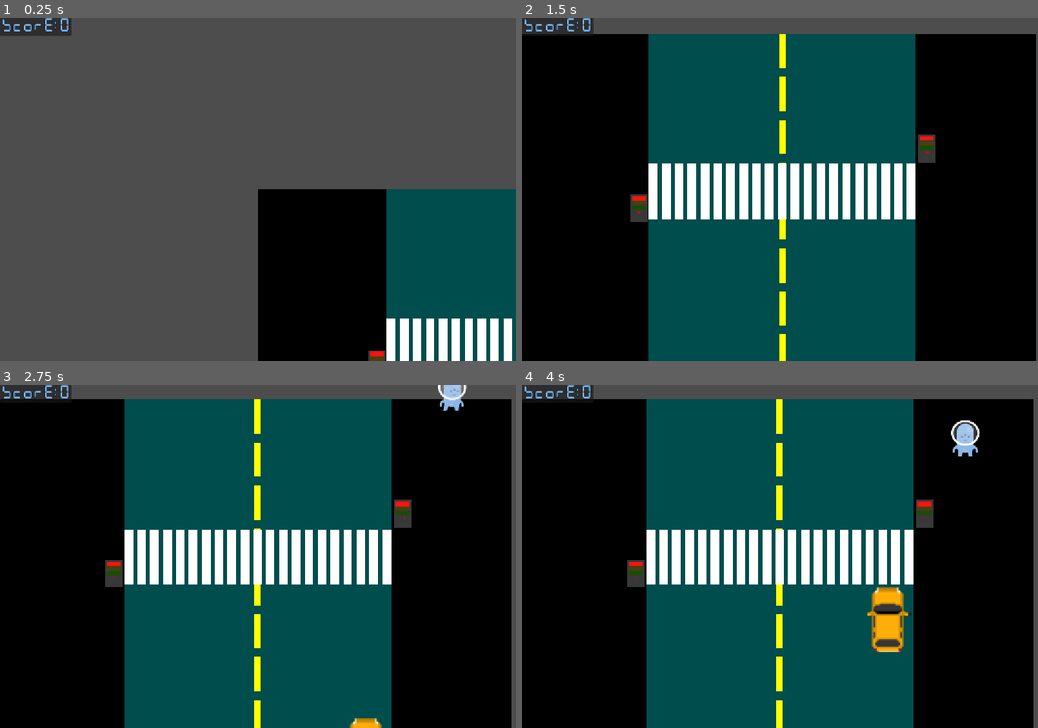
Above: before the commit, frames 1-4 (two rows, left to right).
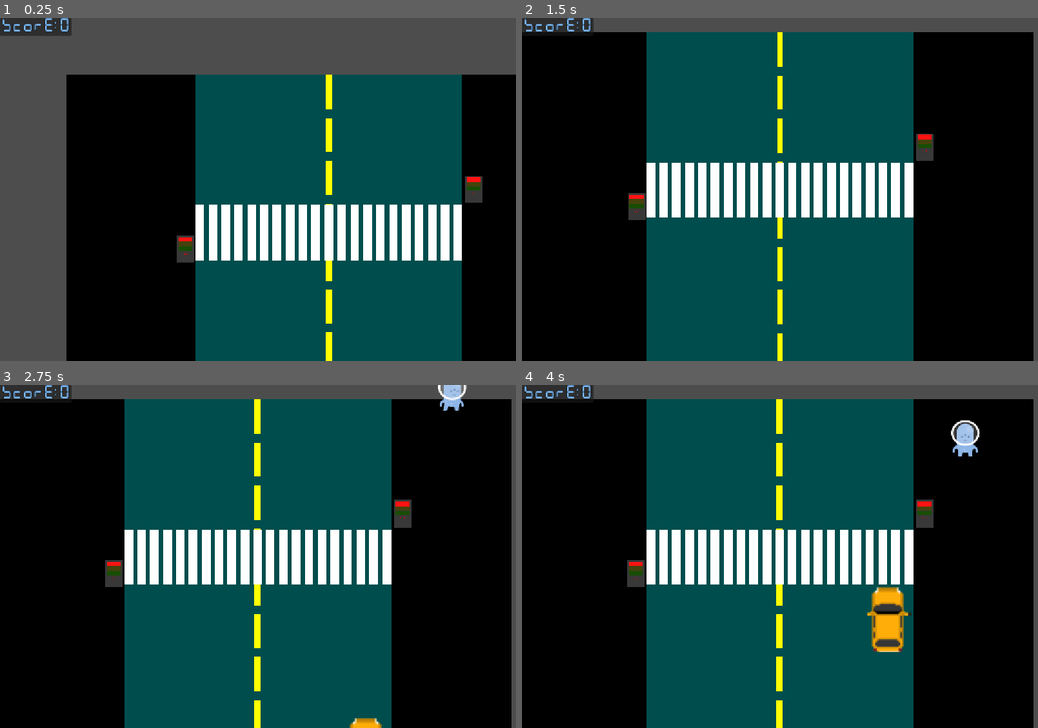
Above: after the commit, the same moments.

Repository: Peekabooo123/GodotGame
Game: Godot game, scene res://scenes/Main/main.tscn
The game is run twice, just before and just after one commit, with the same random seed, the same clock (stepped at 60 frames per second) and the same inputs.
Inputs (mouse positions are in pixels of both pictures, inside the frame that each line leads up to):
- Up to frame 1 (0.25 s): no input
- Up to frame 2 (1.5 s): tap Enter at 0.5 s; move the mouse to (893, 172) at 0.52 s; tap Space at 0.6, 0.77, 1.07, 1.35 s; click (893, 172) at 0.67 s; move the mouse to (676, 206) at 1.27 s; click (676, 206) at 1.42 s
- Up to frame 3 (2.75 s): tap Space at 1.52, 1.82, 2, 2.1 s; move the mouse to (309, 481) at 2.02 s; click (309, 481) at 2.17 s
- Up to frame 4 (4 s): move the mouse to (754, 625) at 2.77 s; tap Space at 2.85, 3.02, 3.32, 3.6, 3.77 s; click (754, 625) at 2.92 s; move the mouse to (934, 607) at 3.52 s; click (934, 607) at 3.67 s

The runs differ from the first frame. In frame 1, 68% of the frame differs, in the area x 12-100%, y 16-100%; in frame 2, 6.0%; in frame 3, less than 0.1%; in frame 4, nothing differs.

Commit message:
Add camera zoom controls; adjust scene positions
Add mouse-wheel zoom support to Camera2D with configurable zoom_step, min_zoom and max_zoom, plus a _zoom_camera helper that clamps zoom. Initialize follow_target to default_camera_position in _ready (and expose follow_target variable). Update Test scene: Car2 position and speed changed to Vector2(224, 568) and 600.0 respectively, and Camera2D local position adjusted to Vector2(16, -96).

Diff:
--- a/scenes/Main/camera.gd
+++ b/scenes/Main/camera.gd
@@ -1,10 +1,18 @@
 extends Camera2D
 
 @export var follow_speed: float = 5.0   # 数值越大跟得越紧，Inspector 里可调
+@export var zoom_step: float = 0.1
+@export var min_zoom: float = 0.5
+@export var max_zoom: float = 3.0
+
+
 @export var default_camera_position: Marker2D
 
+var follow_target: Node2D
 
-var follow_target: Node2D = null
+func _ready() -> void:
+	follow_target = default_camera_position
+
 
 func set_follow_target(target: Node2D) -> void:
 	follow_target = target
@@ -15,4 +23,15 @@
 
 func set_default_target()-> void:
 	follow_target = default_camera_position
-	print(default_camera_position.global_position)
+
+
+func _unhandled_input(event: InputEvent) -> void:
+	if event is InputEventMouseButton and event.pressed:
+		if event.button_index == MOUSE_BUTTON_WHEEL_UP:
+			_zoom_camera(-zoom_step)
+		elif event.button_index == MOUSE_BUTTON_WHEEL_DOWN:
+			_zoom_camera(zoom_step)
+
+func _zoom_camera(step: float) -> void:
+	var new_zoom: float = clamp(zoom.x + step, min_zoom, max_zoom)
+	zoom = Vector2(new_zoom, new_zoom)
--- a/scenes/Test/test.tscn
+++ b/scenes/Test/test.tscn
@@ -10,8 +10,8 @@
 position = Vector2(232, 88)
 
 [node name="Car2" parent="." unique_id=619054261 instance=ExtResource("2_ceuuy")]
-position = Vector2(233, 1041)
-speed = 200.0
+position = Vector2(224, 568)
+speed = 600.0
 
 [node name="Camera2D" type="Camera2D" parent="Car2" unique_id=691642819]
-position = Vector2(48, 1)
+position = Vector2(16, -96)
